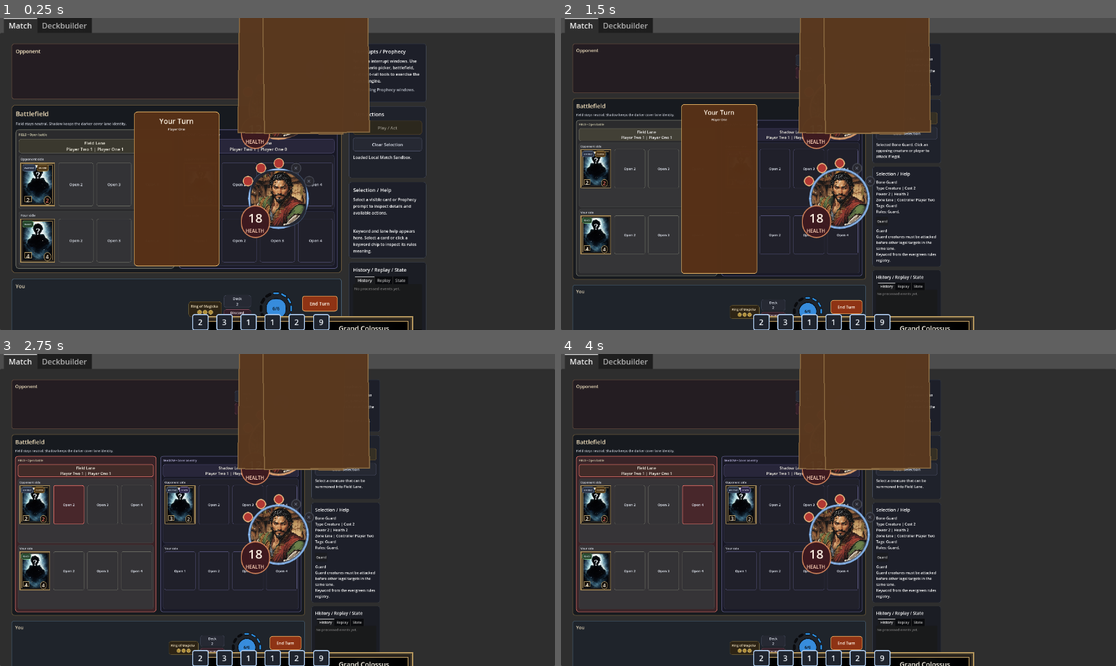
Above: before the commit, frames 1-4 (two rows, left to right).
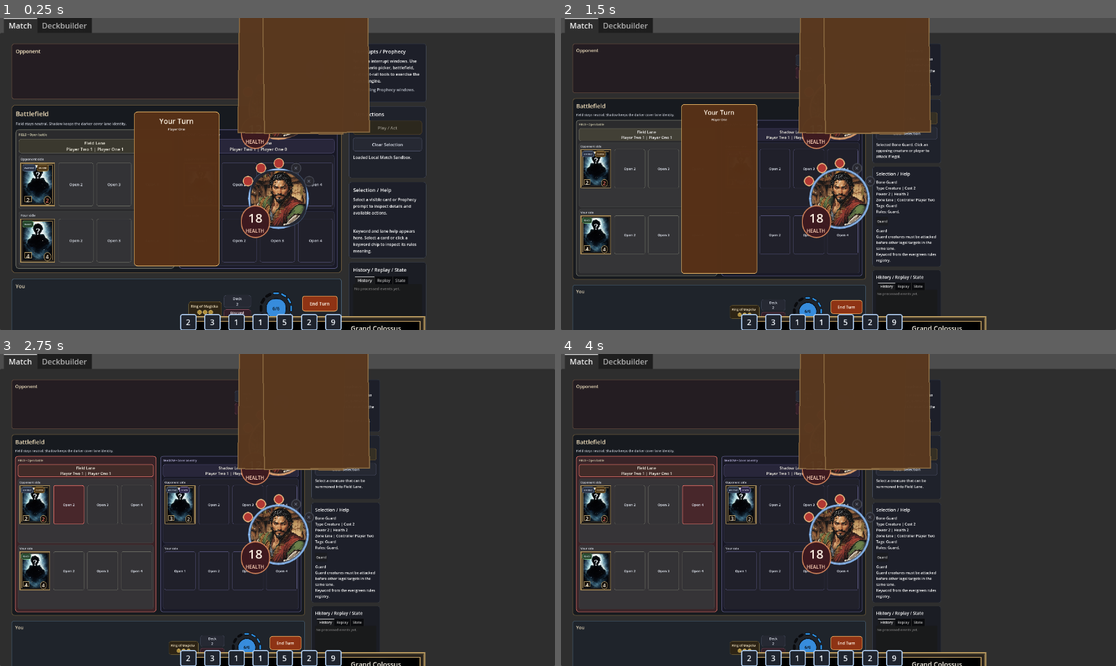
Above: after the commit, the same moments.

Repository: FlinnBurgess/elder-scrolls-legends
Game: Godot game, scene res://scenes/bootstrap/bootstrap.tscn
The game is run twice, just before and just after one commit, with the same random seed, the same clock (stepped at 60 frames per second) and the same inputs.
Inputs (mouse positions are in pixels of both pictures, inside the frame that each line leads up to):
- Up to frame 1 (0.25 s): no input
- Up to frame 2 (1.5 s): click "Field Lane Player Two 1 | Pla…" at 0.5 s; click (599, 183) at 1.25 s
- Up to frame 3 (2.75 s): click "Open 2" at 2 s
- Up to frame 4 (4 s): click "Open 3" at 2.75 s; click "Open 4" at 3.5 s

The runs differ from the first frame. In frame 1, 1.3% of the frame differs, in the area x 32-77%, y 94-100%; in frame 2, 1.3%; in frame 3, 1.3%; in frame 4, 1.3%.

Commit message:
Add arrow targeting mode for item and action cards
Item and action cards now enter a targeting mode instead of detaching
from hand: the card stays raised and a curved bezier arrow draws from
the card to the cursor, letting the player visually select a target
creature, player, or lane. Adds SELECTION_MODE_ACTION for action cards
and wires up play resolution through MatchTiming.play_action_from_hand.
Includes Piercing Javelin test card in the default scenario.

Co-Authored-By: Claude Opus 4.6 <noreply@anthropic.com>

Diff:
--- a/src/ui/match_debug_scenarios.gd
+++ b/src/ui/match_debug_scenarios.gd
@@ -161,6 +161,18 @@
 			"effects": [{"op": "grant_keyword", "target": "event_target", "keyword_id": EvergreenRules.KEYWORD_GUARD}],
 		}],
 	})
+	ScenarioFixtures.add_hand_card(player_one, "piercing_javelin", {
+		"name": "Piercing Javelin",
+		"card_type": "action",
+		"cost": 5,
+		"rarity": "common",
+		"rules_text": "Destroy a creature.",
+		"triggered_abilities": [{
+			"family": MatchTiming.FAMILY_ON_PLAY,
+			"required_zone": "discard",
+			"effects": [{"op": "sacrifice", "target": "event_target"}],
+		}],
+	})
 	ScenarioFixtures.add_hand_card(player_one, "battle_drum", {
 		"name": "Battle Drum",
 		"card_type": "support",
--- a/src/ui/match_screen.gd
+++ b/src/ui/match_screen.gd
@@ -34,6 +34,7 @@
 const SELECTION_MODE_ITEM := "item"
 const SELECTION_MODE_SUPPORT := "support"
 const SELECTION_MODE_ATTACK := "attack"
+const SELECTION_MODE_ACTION := "action"
 const HELP_TEXT := {
 	"guard": "Guard creatures must be attacked before other legal targets in the same lane.",
 	"charge": "Charge creatures can attack immediately instead of waiting a turn cycle.",
@@ -86,6 +87,8 @@
 var _lane_slot_buttons := {}
 var _invalid_feedback := {}
 var _detached_card_state := {}
+var _targeting_arrow_state := {}
+var _targeting_arrow: Line2D
 var _attack_feedbacks: Array = []
 var _damage_feedbacks: Array = []
 var _removal_feedbacks: Array = []
@@ -512,6 +515,8 @@
 				return _invalid_ui_result("Select a lane to summon this creature.")
 			"item":
 				return _invalid_ui_result("Select a friendly creature to equip this item.")
+			"action":
+				result = MatchTiming.play_action_from_hand(_match_state, _active_player_id(), _selected_instance_id)
 			_:
 				return _invalid_ui_result("Selected card cannot be played from the UI yet.")
 	elif bool(location.get("is_valid", false)) and str(location.get("zone", "")) == MatchMutations.ZONE_SUPPORT:
@@ -535,6 +540,8 @@
 	var result := {}
 	if bool(selected_location.get("is_valid", false)) and str(selected_location.get("zone", "")) == MatchMutations.ZONE_HAND and str(selected_card.get("card_type", "")) == "item":
 		result = PersistentCardRules.play_item_from_hand(_match_state, _active_player_id(), _selected_instance_id, {"target_instance_id": target_instance_id})
+	elif bool(selected_location.get("is_valid", false)) and str(selected_location.get("zone", "")) == MatchMutations.ZONE_HAND and str(selected_card.get("card_type", "")) == "action":
+		result = MatchTiming.play_action_from_hand(_match_state, _active_player_id(), _selected_instance_id, {"target_instance_id": target_instance_id})
 	elif bool(selected_location.get("is_valid", false)) and str(selected_location.get("zone", "")) == MatchMutations.ZONE_SUPPORT:
 		result = PersistentCardRules.activate_support(_match_state, _active_player_id(), _selected_instance_id, {"target_instance_id": target_instance_id})
 	elif bool(selected_location.get("is_valid", false)) and str(selected_location.get("zone", "")) == MatchMutations.ZONE_LANE:
@@ -1521,6 +1528,13 @@
 			detached_button.visible = false
 		else:
 			_cancel_detached_card_silent()
+	if not _targeting_arrow_state.is_empty():
+		var arrow_id: String = str(_targeting_arrow_state.get("instance_id", ""))
+		var arrow_button: Button = _card_buttons.get(arrow_id)
+		if arrow_button != null:
+			arrow_button.mouse_filter = Control.MOUSE_FILTER_IGNORE
+		else:
+			_cancel_targeting_mode_silent()
 	_pending_layout_scale_frames = 2
 
 
@@ -2570,19 +2584,30 @@
 
 func _input(event: InputEvent) -> void:
 	if event is InputEventMouseMotion:
+		var mouse_pos := (event as InputEventMouseMotion).position
 		if not _detached_card_state.is_empty():
 			var preview: Control = _detached_card_state.get("preview")
 			if preview != null and is_instance_valid(preview):
-				var mouse_pos := (event as InputEventMouseMotion).position
 				preview.position = mouse_pos + Vector2(-preview.size.x * 0.5, -preview.size.y * 0.62)
+		if not _targeting_arrow_state.is_empty():
+			_update_targeting_arrow(mouse_pos)
 	elif event is InputEventMouseButton:
 		var button_event := event as InputEventMouseButton
-		if button_event.button_index == MOUSE_BUTTON_RIGHT and button_event.pressed and not _detached_card_state.is_empty():
-			_cancel_detached_card()
-			get_viewport().set_input_as_handled()
+		if button_event.button_index == MOUSE_BUTTON_RIGHT and button_event.pressed:
+			if not _targeting_arrow_state.is_empty():
+				_cancel_targeting_mode()
+				get_viewport().set_input_as_handled()
+			elif not _detached_card_state.is_empty():
+				_cancel_detached_card()
+				get_viewport().set_input_as_handled()
 
 
 func _on_card_pressed(instance_id: String) -> void:
+	if not _targeting_arrow_state.is_empty():
+		if _try_resolve_selected_card_target(instance_id):
+			return
+		_report_invalid_interaction("Not a valid target.", {"instance_ids": [instance_id]})
+		return
 	if not _detached_card_state.is_empty():
 		var target_card := _card_from_instance_id(instance_id)
 		if _try_resolve_selected_support_row_card(target_card):
@@ -2594,7 +2619,10 @@
 	if _is_local_hand_card(instance_id):
 		var card := _card_from_instance_id(instance_id)
 		var mode := _selected_action_mode(card)
-		if mode != SELECTION_MODE_NONE:
+		if mode == SELECTION_MODE_ITEM or mode == SELECTION_MODE_ACTION:
+			_enter_targeting_mode(instance_id)
+			return
+		elif mode != SELECTION_MODE_NONE:
 			_detach_hand_card(instance_id)
 			return
 	var target_card := _card_from_instance_id(instance_id)
@@ -2614,6 +2642,10 @@
 		return
 	var card := _selected_card()
 	if card.is_empty():
+		return
+	if not _targeting_arrow_state.is_empty() and _selected_action_mode(card) == SELECTION_MODE_ACTION:
+		_play_action_to_lane(lane_id)
+		accept_event()
 		return
 	if not _selected_support_row_target_player_id(card).is_empty():
 		_play_selected_to_support_row(_selected_support_row_target_player_id(card))
@@ -2642,6 +2674,10 @@
 		return
 	var card := _selected_card()
 	if card.is_empty():
+		return
+	if not _targeting_arrow_state.is_empty() and _selected_action_mode(card) == SELECTION_MODE_ACTION:
+		_play_action_to_lane(lane_id)
+		accept_event()
 		return
 	if not _selected_support_row_target_player_id(card).is_empty():
 		_play_selected_to_support_row(_selected_support_row_target_player_id(card))
@@ -2665,6 +2701,9 @@
 
 func _on_lane_pressed(lane_id: String) -> void:
 	var card := _selected_card()
+	if not _targeting_arrow_state.is_empty() and _selected_action_mode(card) == SELECTION_MODE_ACTION:
+		_play_action_to_lane(lane_id)
+		return
 	var target_player := _target_lane_player_id()
 	if not _selected_support_row_target_player_id(card).is_empty():
 		_play_selected_to_support_row(_selected_support_row_target_player_id(card))
@@ -2687,6 +2726,9 @@
 
 func _on_lane_slot_pressed(lane_id: String, player_id: String, slot_index: int) -> void:
 	var card := _selected_card()
+	if not _targeting_arrow_state.is_empty() and _selected_action_mode(card) == SELECTION_MODE_ACTION:
+		_play_action_to_lane(lane_id)
+		return
 	if not _selected_support_row_target_player_id(card).is_empty():
 		_play_selected_to_support_row(_selected_support_row_target_player_id(card))
 		return
@@ -2773,6 +2815,8 @@
 			return SELECTION_MODE_ITEM
 		if prophecy_type == "support":
 			return SELECTION_MODE_SUPPORT
+		if prophecy_type == "action":
+			return SELECTION_MODE_ACTION
 		return SELECTION_MODE_NONE
 	if str(card.get("controller_player_id", "")) != _active_player_id():
 		return SELECTION_MODE_NONE
@@ -2788,6 +2832,8 @@
 					return SELECTION_MODE_ITEM
 				"support":
 					return SELECTION_MODE_SUPPORT
+				"action":
+					return SELECTION_MODE_ACTION
 		MatchMutations.ZONE_SUPPORT:
 			return SELECTION_MODE_SUPPORT
 		MatchMutations.ZONE_LANE:
@@ -2818,6 +2864,16 @@
 	if mode == SELECTION_MODE_SUMMON:
 		_report_invalid_interaction("Select a lane slot to summon this creature.", {"player_ids": [player_id]})
 		return true
+	if mode == SELECTION_MODE_ACTION and not _targeting_arrow_state.is_empty():
+		var action_state: Dictionary = _match_state.duplicate(true)
+		var validation := MatchTiming.play_action_from_hand(action_state, str(selected_card.get("controller_player_id", "")), _selected_instance_id, {"target_player_id": player_id})
+		if bool(validation.get("is_valid", false)):
+			_reset_invalid_feedback()
+			var result := MatchTiming.play_action_from_hand(_match_state, _active_player_id(), _selected_instance_id, {"target_player_id": player_id})
+			_finalize_engine_result(result, "%s targeted %s." % [_card_name(selected_card), _player_name(player_id)])
+		else:
+			_report_invalid_interaction("%s can't target %s right now." % [_card_name(selected_card), _player_name(player_id)], {"player_ids": [player_id]})
+		return true
 	if mode != SELECTION_MODE_ATTACK or player_id == _active_player_id():
 		return false
 	if _is_player_target_valid_for_selected(player_id):
@@ -2840,6 +2896,8 @@
 	match mode:
 		SELECTION_MODE_ITEM:
 			return target_zone == MatchMutations.ZONE_LANE
+		SELECTION_MODE_ACTION:
+			return target_zone == MatchMutations.ZONE_LANE
 		SELECTION_MODE_SUPPORT:
 			return _selected_support_uses_card_targets(selected_card) and target_zone == MatchMutations.ZONE_LANE
 		SELECTION_MODE_ATTACK:
@@ -2872,6 +2930,9 @@
 		SELECTION_MODE_ITEM:
 			var item_state: Dictionary = _match_state.duplicate(true)
 			return bool(PersistentCardRules.play_item_from_hand(item_state, str(selected_card.get("controller_player_id", "")), _selected_instance_id, {"target_instance_id": target_instance_id}).get("is_valid", false))
+		SELECTION_MODE_ACTION:
+			var action_state: Dictionary = _match_state.duplicate(true)
+			return bool(MatchTiming.play_action_from_hand(action_state, str(selected_card.get("controller_player_id", "")), _selected_instance_id, {"target_instance_id": target_instance_id}).get("is_valid", false))
 		SELECTION_MODE_SUPPORT:
 			if not _selected_support_uses_card_targets(selected_card):
 				return false
@@ -3049,6 +3110,7 @@
 func _finalize_engine_result(result: Dictionary, success_message: String, clear_selection_on_success := true) -> Dictionary:
 	if bool(result.get("is_valid", false)):
 		_cancel_detached_card_silent()
+		_cancel_targeting_mode_silent()
 		_reset_invalid_feedback()
 		if clear_selection_on_success:
 			_selected_instance_id = ""
@@ -4195,6 +4257,90 @@
 	_detached_card_state = {}
 
 
+func _create_targeting_arrow() -> Line2D:
+	var arrow := Line2D.new()
+	arrow.width = 6.0
+	arrow.default_color = Color(1.0, 0.85, 0.2, 0.9)
+	arrow.z_index = 500
+	arrow.antialiased = true
+	add_child(arrow)
+	return arrow
+
+
+func _update_targeting_arrow(mouse_pos: Vector2) -> void:
+	if _targeting_arrow == null or not is_instance_valid(_targeting_arrow):
+		return
+	var origin: Vector2 = _targeting_arrow_state.get("origin", Vector2.ZERO)
+	var start := origin
+	var end_point := mouse_pos
+	var mid := (start + end_point) * 0.5
+	var diff := end_point - start
+	var perp := Vector2(-diff.y, diff.x).normalized()
+	var control := mid + perp * diff.length() * 0.25
+	var points := PackedVector2Array()
+	var segments := 20
+	for i in range(segments + 1):
+		var t := float(i) / float(segments)
+		var p := (1.0 - t) * (1.0 - t) * start + 2.0 * (1.0 - t) * t * control + t * t * end_point
+		points.append(p)
+	# Arrowhead
+	var tip := points[points.size() - 1]
+	var prev := points[points.size() - 2]
+	var arrow_dir := (tip - prev).normalized()
+	var arrow_perp := Vector2(-arrow_dir.y, arrow_dir.x)
+	var arrow_size := 14.0
+	points.append(tip - arrow_dir * arrow_size + arrow_perp * arrow_size * 0.5)
+	points.append(tip)
+	points.append(tip - arrow_dir * arrow_size - arrow_perp * arrow_size * 0.5)
+	points.append(tip)
+	_targeting_arrow.points = points
+
+
+func _enter_targeting_mode(instance_id: String) -> void:
+	_cancel_targeting_mode_silent()
+	select_card(instance_id)
+	var button: Button = _card_buttons.get(instance_id)
+	if button == null:
+		return
+	# Card is now raised because select_card sets _selected_instance_id and _refresh_ui
+	# applies the raised state. Set mouse_filter to ignore so the card doesn't intercept clicks.
+	button.mouse_filter = Control.MOUSE_FILTER_IGNORE
+	var card_pos := button.global_position
+	var card_size: Vector2 = button.get_meta("card_size", button.size)
+	var arrow_origin := card_pos + Vector2(card_size.x * 0.5, 0.0)
+	_targeting_arrow = _create_targeting_arrow()
+	_targeting_arrow_state = {
+		"instance_id": instance_id,
+		"origin": arrow_origin,
+		"button": button,
+	}
+
+
+func _play_action_to_lane(lane_id: String) -> void:
+	var card := _selected_card()
+	if card.is_empty():
+		return
+	var options := {"lane_id": lane_id}
+	var result := MatchTiming.play_action_from_hand(_match_state, _active_player_id(), _selected_instance_id, options)
+	_finalize_engine_result(result, "Played %s." % _card_name(card))
+
+
+func _cancel_targeting_mode() -> void:
+	if _targeting_arrow != null and is_instance_valid(_targeting_arrow):
+		_targeting_arrow.queue_free()
+	_targeting_arrow = null
+	_targeting_arrow_state = {}
+	_selected_instance_id = ""
+	_refresh_ui()
+
+
+func _cancel_targeting_mode_silent() -> void:
+	if _targeting_arrow != null and is_instance_valid(_targeting_arrow):
+		_targeting_arrow.queue_free()
+	_targeting_arrow = null
+	_targeting_arrow_state = {}
+
+
 func _queue_free_weak(node_ref: WeakRef) -> void:
 	var node = node_ref.get_ref()
 	if node != null and is_instance_valid(node):
